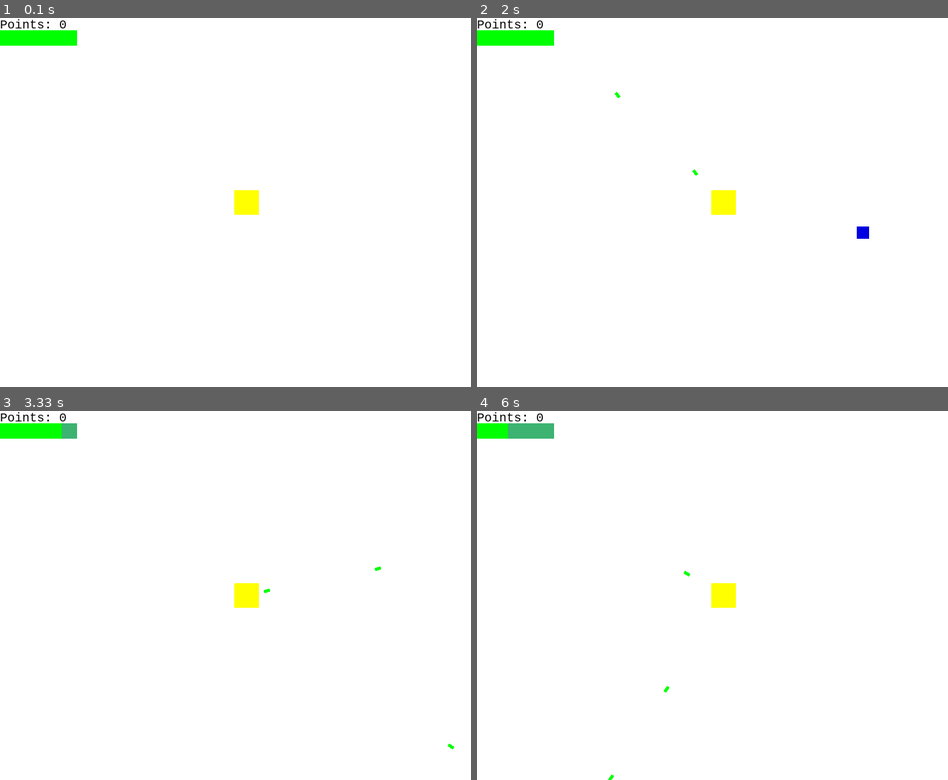
Above: before the commit, frames 1-4 (two rows, left to right).
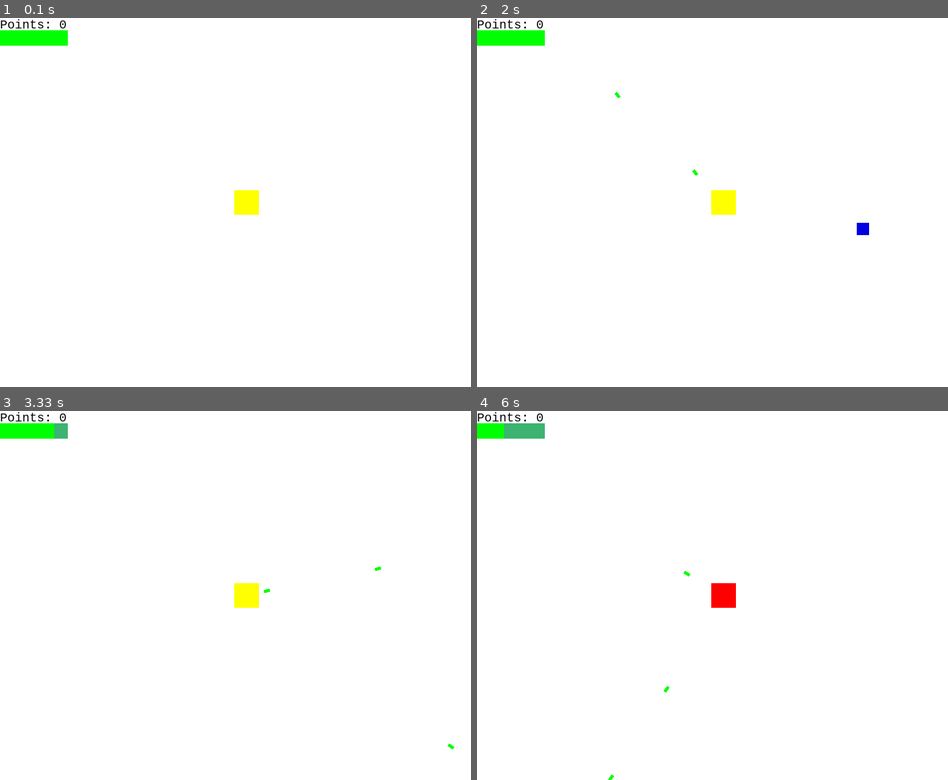
Above: after the commit, the same moments.

Repository: Kolpa/oosl-pygame
Game: pygame game, started from main.py
Same seed, same stepped clock (60 frames per second), same inputs: the game is played once before the commit and once after it.
Inputs (mouse positions are in pixels of both pictures, inside the frame that each line leads up to):
- Up to frame 1 (0.1 s): no input
- Up to frame 2 (2 s): tap W at 0.33, 0.73, 1.03, 1.23, 1.57, 1.87 s; move the mouse to (726, 224) at 0.7 s; move the mouse to (571, 291) at 1.2 s; move the mouse to (594, 65) at 1.53 s
- Up to frame 3 (3.33 s): move the mouse to (226, 691) at 2.03 s; tap W at 2.07, 2.37, 2.63, 2.97, 3.27 s; tap E at 2.15 s; move the mouse to (433, 735) at 2.6 s; move the mouse to (343, 565) at 2.93 s
- Up to frame 4 (6 s): move the mouse to (877, 588) at 3.37 s; tap W at 3.4, 4.47, 4.87, 5.17, 5.37, 5.67, 5.87 s; tap E at 3.48, 4.95 s; move the mouse to (585, 636) at 4.83 s; move the mouse to (651, 702) at 5.33 s; move the mouse to (613, 529) at 5.83 s

The runs differ from the first frame. In frame 1, less than 0.1% of the frame differs, in the area x 14-17%, y 3-8%; in frame 2, 0.1%; in frame 3, 0.1%; in frame 4, 0.5%, in the area x 5-55%, y 3-54%.

Commit message:
fixed traversal to point for enemy and added player hurt color

Diff:
--- a/entities/character.py
+++ b/entities/character.py
@@ -1,5 +1,5 @@
 import pygame
-
+from threading import Timer
 from entities.bullet import Bullet
 import globals
 
@@ -8,9 +8,11 @@
     def __init__(self, color, x, y):
         super().__init__()
 
+        self.color = color
+
         self.image = pygame.Surface([40, 40])
 
-        self.image.fill(color)
+        self.image.fill(self.color)
         self.image.set_colorkey((255, 255, 255))
 
         self.rect = self.image.get_rect()
@@ -23,3 +25,10 @@
 
         globals.all_sprites.add(shot)
         globals.bullets.add(shot)
+
+    def hurt(self):
+        self.image.fill((255, 0, 0))
+        Timer(0.25, self.old_color, ()).start()
+
+    def old_color(self):
+        self.image.fill(self.color)
--- a/entities/enemy.py
+++ b/entities/enemy.py
@@ -19,14 +19,16 @@
         self.rect.centery = pos[1]
 
         self.target = pygame.math.Vector2(player.rect.centerx, player.rect.centery)
-        self.me = pygame.math.Vector2(self.rect.centerx, self.rect.centery)
-
-        self.tick = self.target - self.me
-        self.tick = self.tick.normalize()
 
     def update(self):
-        self.rect.centerx += self.tick[0] * 8
-        self.rect.centery += self.tick[1] * 8
+
+        me = pygame.math.Vector2(self.rect.centerx, self.rect.centery)
+
+        tick = self.target - me
+        tick = tick.normalize()
+
+        self.rect.centerx += tick[0] * 8
+        self.rect.centery += tick[1] * 8
 
         if self.rect.centerx > globals.res[0] or self.rect.centerx < 0:
             self.kill()
--- a/main.py
+++ b/main.py
@@ -6,14 +6,14 @@
 
 
 def display_hp(hp, max, screen):
-    pygame.draw.rect(screen, (60, 179, 113), pygame.Rect(0, 20, max * 25, 25))
-    pygame.draw.rect(screen, (0, 255, 0), pygame.Rect(0, 20, hp * 25, 25))
+    pygame.draw.rect(screen, (60, 179, 113), pygame.Rect(0, 20, max * 22, 25))
+    pygame.draw.rect(screen, (0, 255, 0), pygame.Rect(0, 20, hp * 22, 25))
 
 
 def safe_spawn():
     xy = (randint(0, globals.res[0]), randint(0, globals.res[1]))
 
-    while abs(xy[0] - player.rect.centerx) < 200 and abs(xy[1] - player.rect.centery) < 200:
+    while abs(xy[0] - player.rect.centerx) < 300 and abs(xy[1] - player.rect.centery) < 300:
         xy = (randint(0, globals.res[0]), randint(0, globals.res[1]))
 
     return xy
@@ -78,6 +78,7 @@
 
         for h in hurt:
             hp -= 1
+            player.hurt()
             if hp <= 0:
                 done = True
 
@@ -99,8 +100,11 @@
 
     screen.fill((255, 255, 255))
 
-    lost_text = points_font.render("WE FUCKING LOST", 1, (0, 0, 0))
-    screen.blit(lost_text, (300, 275))
+    lost_text = points_font.render("YOU LOST", 1, (0, 0, 0))
+    screen.blit(lost_text, (350, 275))
+
+    lost_text = points_font.render("Points: {0}".format(points), 1, (0, 0, 0))
+    screen.blit(lost_text, (345, 300))
 
     pygame.display.flip()
 
